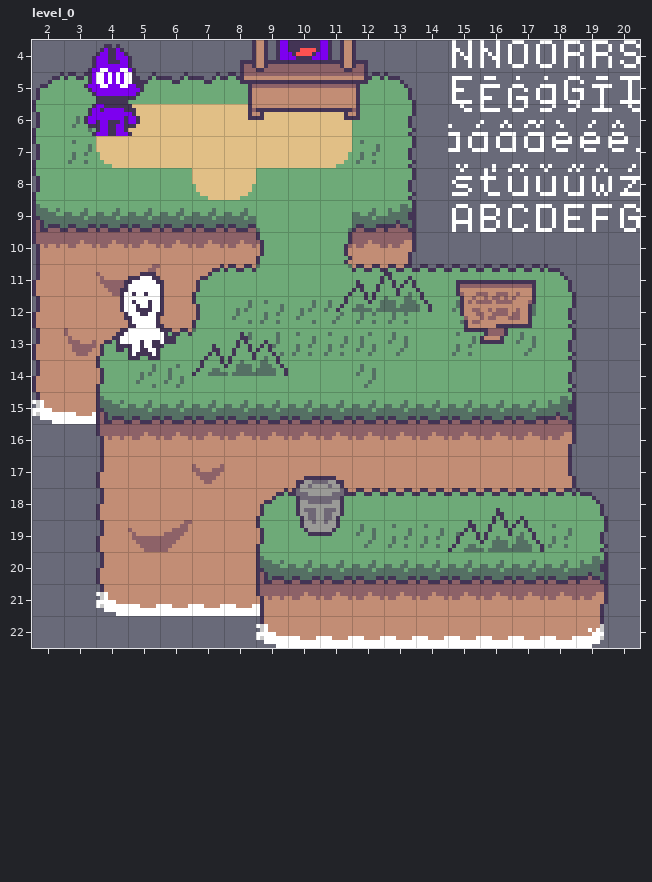
LDtk project, stored at assets/map_test.ldtk. That is the earlier state.
Cells are 8x8 px. Shown: level_0 x 2..20, y 4..22. The commit also changed other parts of the map, which this record leaves out.
Once edited:
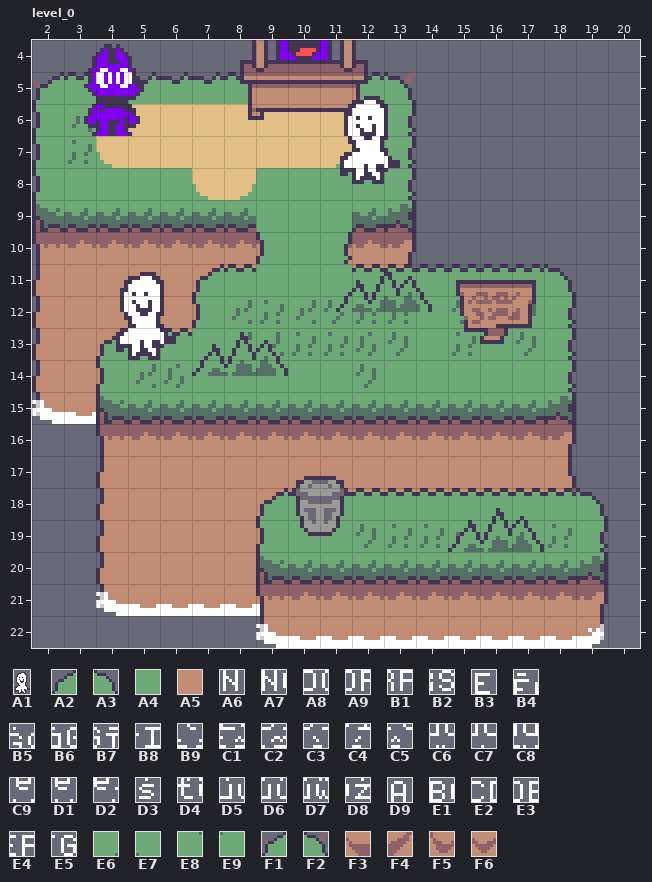
Key: from "atl_main2": A1 25, A2 352, A3 354, A4 385, A5 481, A6 647, A7 648, A8 649, A9 650, B1 651, B2 652, B3 679, B4 680, B5 681, B6 682, B7 683, B8 684, B9 711, C1 712, C2 713, C3 714, C4 715, C5 716, C6 743, C7 744, C8 745, C9 746, D1 747, D2 748, D3 775, D4 776, D5 777, D6 778, D7 779, D8 780, D9 807, E1 808, E2 809, E3 810, E4 811, E5 812, E6 385 under 389, E7 385 under 390, E8 385 under 421, E9 385 under 422, F1 451 under 352, F2 452 under 354, F3 481 under 451, F4 481 under 452, F5 481 under 483, F6 481 under 484.
__ is an empty cell.
Objects are placed by their top-left corner, in cells (3,4 is the top-left corner of cell 3,4); size is 1x1 cell unless given.
Changes in this commit:
Layer "tiles":
y 4: x 15..20 A6 A7 A8 A9 B1 B2 -> __ __ __ __ __ __
y 5: x 2 A2 -> F1; x 13 A3 -> F2; x 15..20 B3 B4 B5 B6 B7 B8 -> __ __ __ __ __ __
y 6: x 15..20 B9 C1 C2 C3 C4 C5 -> __ __ __ __ __ __
y 7: x 15..20 C6 C7 C8 C9 D1 D2 -> __ __ __ __ __ __
y 8: x 15..20 D3 D4 D5 D6 D7 D8 -> __ __ __ __ __ __
y 9: x 9 E7 -> A4; x 11 E6 -> A4; x 15..20 D9 E1 E2 E3 E4 E5 -> __ __ __ __ __ __
y 11: x 4..5 F3 F4 -> A5 A5; x 9 E9 -> A4; x 11 E8 -> A4
y 13: x 3 F5 -> A5; x 7 E9 -> A4
y 17: x 7 F6 -> A5
y 19: x 5..6 F3 F4 -> A5 A5
Layer "entities":
added: A1 "npc" at 11.5,5.5 size 2x3
